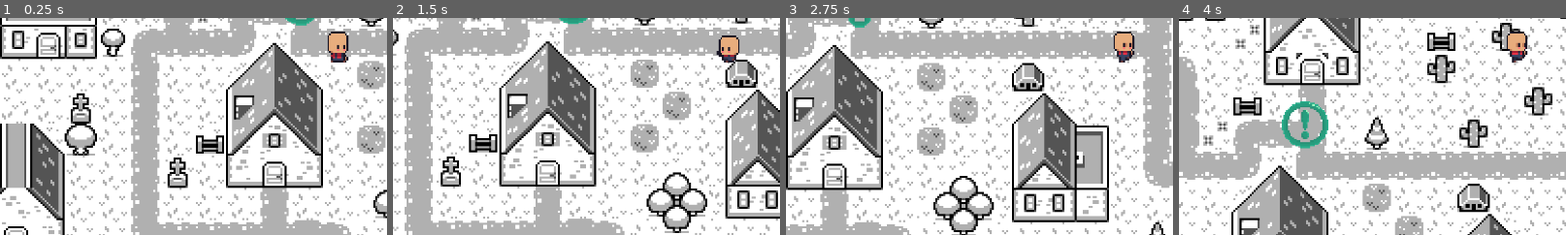
Above: before the commit, frames 1-4 (left to right).
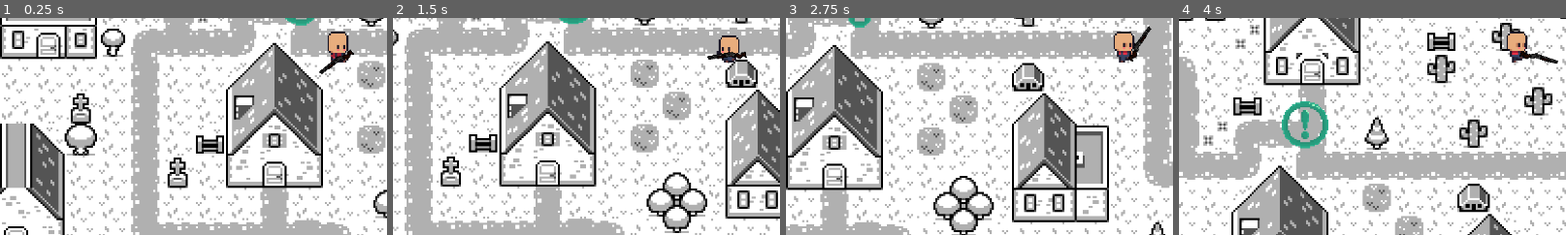
Above: after the commit, the same moments.

Repository: Tretaq/testa
Game: Godot game, scene res://game.tscn
Same seed, same stepped clock (60 frames per second), same inputs: the game is played once before the commit and once after it.
Inputs (mouse positions are % of the whole screen's width and height, from its top left):
- Up to frame 1 (0.25 s): no input
- Up to frame 2 (1.5 s): tap Enter at 0.5 s; move the mouse to (72, 45) at 0.52 s; hold D (RIGHT) 0.53-1.28 s; tap Alt at 0.6 s; move the mouse to (30, 55) at 1.27 s; hold S (DOWN) from 1.28 s (still down); tap Shift at 1.35 s
- Up to frame 3 (2.75 s): move the mouse to (60, 28) at 2.02 s; release S (DOWN) at 2.03 s; hold D (RIGHT) from 2.03 s (still down); tap Alt at 2.1 s
- Up to frame 4 (4 s): move the mouse to (45, 70) at 2.77 s; release D (RIGHT) at 2.78 s; hold W (UP) 2.78-3.53 s; tap Shift at 2.85 s; move the mouse to (80, 65) at 3.52 s; hold A (LEFT) from 3.53 s (still down); tap Alt at 3.6 s
The pictures show only the part of the screen within x 7-56%, y 40-90%; the shares and areas given below are measured in that part.

The runs differ from the first frame. In frame 1, 0.2% of the frame differs, in the area x 82-92%, y 14-26%; in frame 2, 0.2%; in frame 3, 0.2%; in frame 4, 0.2%, in the area x 87-98%, y 15-21%.

Commit message:
comit to go to sleep

Diff:
--- a/gun/gun.gd
+++ b/gun/gun.gd
@@ -1 +1,10 @@
 extends Node2D
+
+func _process(delta: float) -> void:
+    look_at(get_global_mouse_position())
+
+    rotation_degrees = wrap(rotation_degrees, 0, 360)
+    if rotation_degrees > 90 and rotation_degrees < 270:
+        scale.y = -1
+    else:
+        scale.y = 1
--- a/gun/gun.tscn
+++ b/gun/gun.tscn
@@ -1,10 +1,13 @@
-[gd_scene load_steps=2 format=3 uid="uid://cj6lvjhbd4418"]
+[gd_scene load_steps=3 format=3 uid="uid://cj6lvjhbd4418"]
 
+[ext_resource type="Script" uid="uid://bejfg4fqmvovm" path="res://gun/gun.gd" id="1_0qvfs"]
 [ext_resource type="Texture2D" uid="uid://bn33vdegibo5k" path="res://Assets/ranass/Shotgun.png" id="1_1vrot"]
 
 [node name="Gun" type="Node2D"]
+position = Vector2(-1, 0)
+script = ExtResource("1_0qvfs")
 
 [node name="Sprite2D" type="Sprite2D" parent="."]
-position = Vector2(8.000002, -1)
-scale = Vector2(0.56250006, 0.5625)
+position = Vector2(6.0000005, -2.1175824e-22)
+scale = Vector2(0.37499994, 0.3749999)
 texture = ExtResource("1_1vrot")
--- a/player.tscn
+++ b/player.tscn
@@ -1,8 +1,9 @@
-[gd_scene load_steps=23 format=3 uid="uid://cmwbgbdwf2a3y"]
+[gd_scene load_steps=24 format=3 uid="uid://cmwbgbdwf2a3y"]
 
 [ext_resource type="Texture2D" uid="uid://cebnt8ojc1rn0" path="res://Assets/playertest/SUNNYSIDE_WORLD_CHARACTERS_PARTS_V0.3.1/IDLE/base_idle_strip9.png" id="1_4flbx"]
 [ext_resource type="Script" uid="uid://cqn1e0iejmnan" path="res://player.gd" id="1_onrkg"]
 [ext_resource type="Texture2D" uid="uid://bcaygly6o46vi" path="res://Assets/playertest/SUNNYSIDE_WORLD_CHARACTERS_PARTS_V0.3.1/RUN/base_run_strip8.png" id="3_i3pqv"]
+[ext_resource type="PackedScene" uid="uid://cj6lvjhbd4418" path="res://gun/gun.tscn" id="4_hqtel"]
 
 [sub_resource type="AtlasTexture" id="AtlasTexture_onrkg"]
 atlas = ExtResource("1_4flbx")
@@ -156,3 +157,6 @@
 position = Vector2(1, -5)
 scale = Vector2(0.5236112, 0.5236112)
 shape = SubResource("CircleShape2D_ivps1")
+
+[node name="Gun" parent="." instance=ExtResource("4_hqtel")]
+position = Vector2(5, -4)
